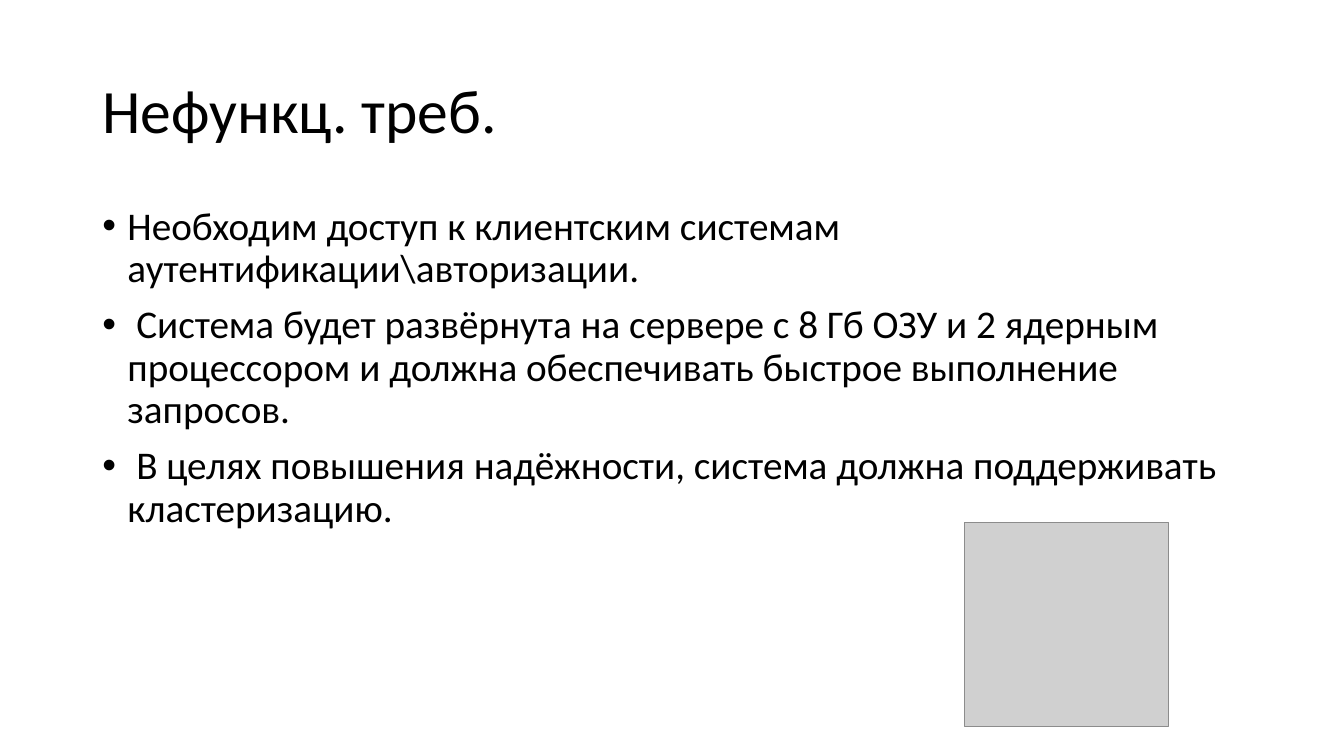
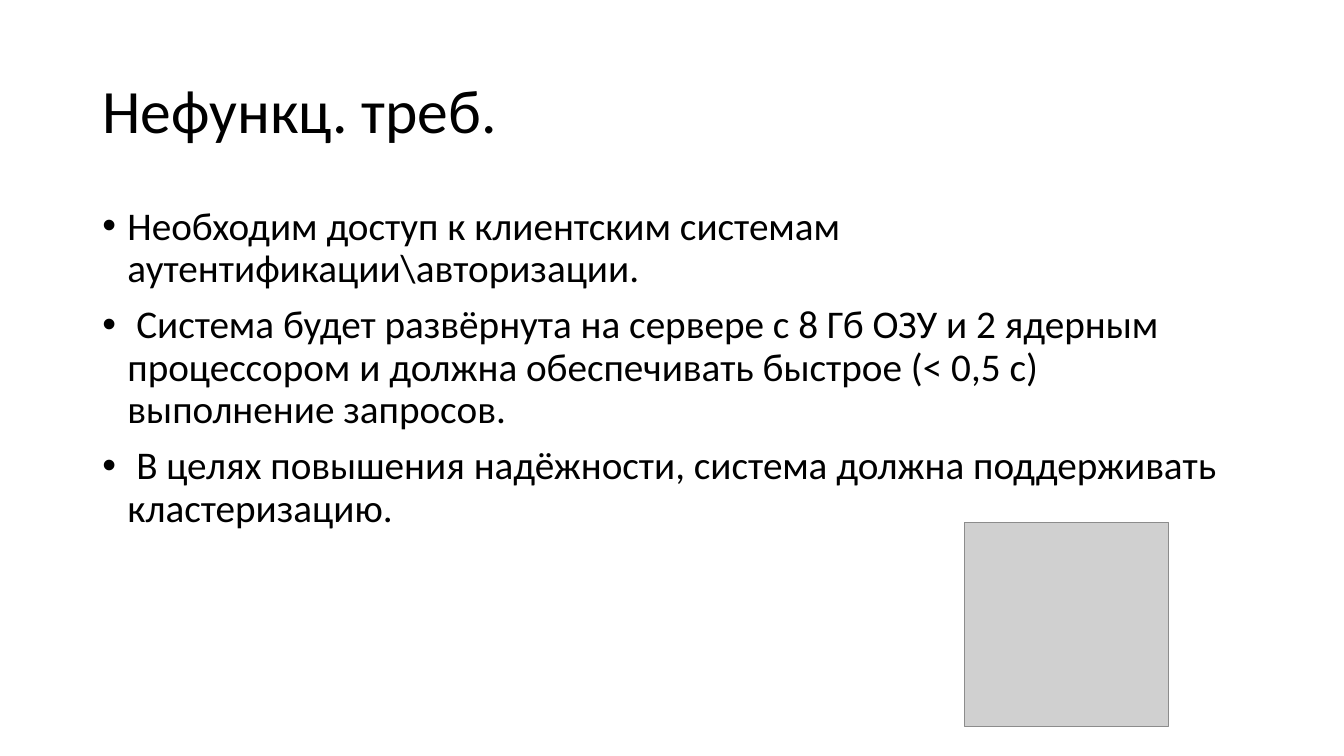
Before and after one commit to KozinOleg97/diplom, a slide deck: slide 19 of Vkr_p2.ppt. Drawn at 1344x756 pixels with LibreOffice and Linux fonts; fonts in the diff are those of the drawing; grey boxes stand for pictures. Boxes give left, top, right and bottom in pixels: in the first picture for what was removed or moved away, otherwise in the second. Text is boxed around its words. In the diff, an @@ line names an element or a change of style, - is before the commit and + after.

```diff
--- a/Vkr_p2.ppt
+++ b/Vkr_p2.ppt
@@ text at box(127, 311, 1159, 430): text changed @@
-• Система будет развёрнута на сервере с 8 Гб ОЗУ и 2 ядерным процессором и должна обеспечивать быстрое выполнение запросов.
+• Система будет развёрнута на сервере с 8 Гб ОЗУ и 2 ядерным процессором и должна обеспечивать быстрое (< 0,5 c) выполнение запросов.
```
Also in this commit, not shown: 4 other slides changed, 1 slide added, 1 slide removed.
